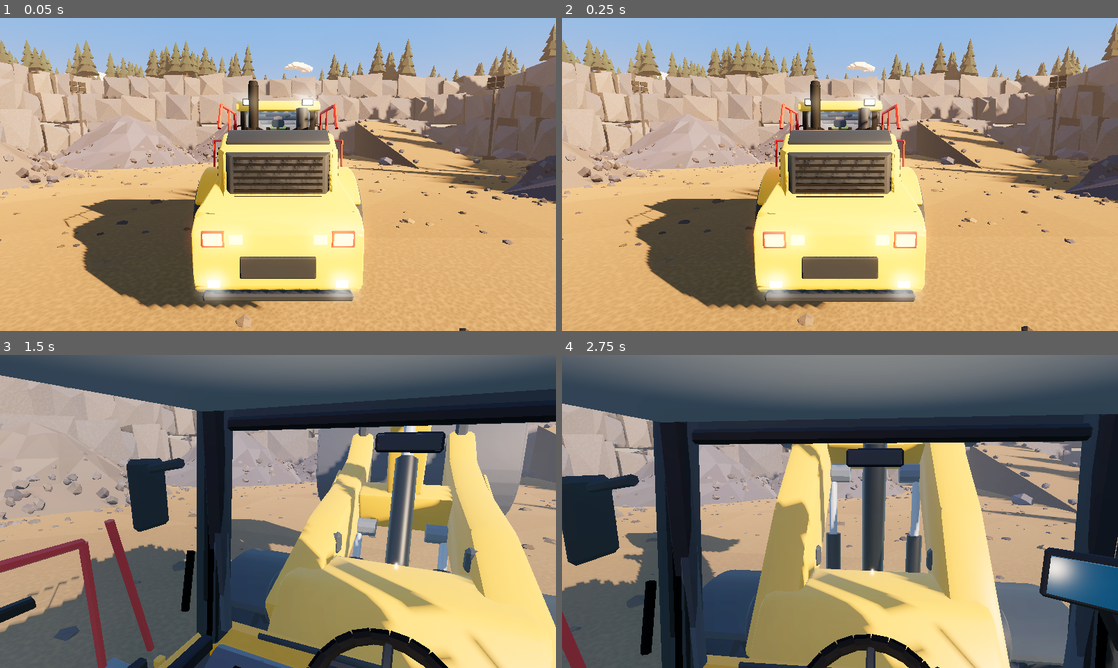
Above: before the commit, frames 1-4 (two rows, left to right).
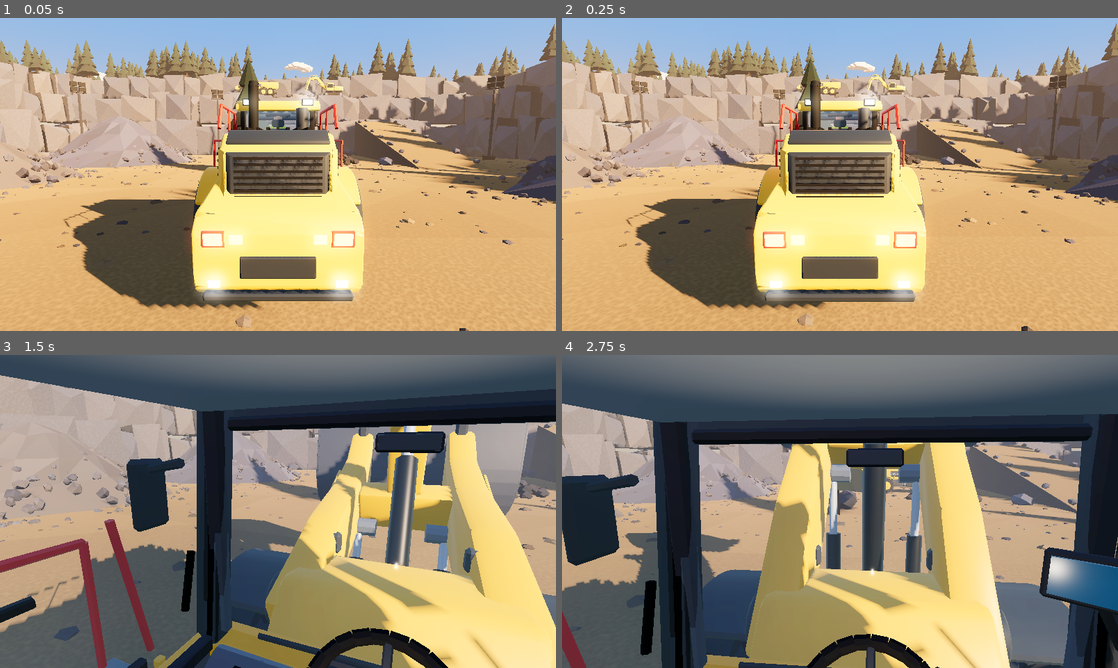
Above: after the commit, the same moments.

Repository: zooper/dirt-work
Game: Godot game, scene res://scenes/levels/quarry.tscn
Two runs of this game, one before a commit and one after it. Both use one fixed random seed, a clock stepped at 60 frames per second and the inputs below.
Inputs (mouse positions are in pixels of both pictures, inside the frame that each line leads up to):
- Up to frame 1 (0.05 s): no input
- Up to frame 2 (0.25 s): no input
- Up to frame 3 (1.5 s): tap Enter at 0.5 s; move the mouse to (305, 511) at 0.52 s; hold C (camera_switch) 0.53-1.28 s; hold J (lift_up) from 0.53 s (still down); move the mouse to (250, 511) at 1.27 s; tap Page Up (camera_zoom_in) at 1.35 s
- Up to frame 4 (2.75 s): keep holding J (lift_up); move the mouse to (851, 505) at 2.02 s; hold Page Down (camera_zoom_out) from 2.03 s (still down)

The runs differ from the first frame. In frame 1, 2.0% of the frame differs, in the area x 2-95%, y 12-50%; in frame 2, 2.0%, in the area x 2-95%, y 12-49%; in frame 3, 1.2%; in frame 4, 1.6%.

Commit message:
feat(world): showcase loading moved into the pit before the north benches; Blender crawler excavator + second hauler on the upper bench with rock heap; telephoto hero shot, bench review shot

Diff:
--- a/scenes/levels/quarry.tscn
+++ b/scenes/levels/quarry.tscn
@@ -5,6 +5,7 @@
 [ext_resource type="Script" path="res://scripts/core/follow_camera.gd" id="3"]
 [ext_resource type="Script" path="res://scripts/world/site_props.gd" id="4"]
 [ext_resource type="PackedScene" path="res://scenes/vehicles/hauler.tscn" id="5"]
+[ext_resource type="PackedScene" path="res://assets/models/excavator/excavator.glb" id="6"]
 
 [sub_resource type="ProceduralSkyMaterial" id="SkyMat"]
 sky_top_color = Color(0.36, 0.55, 0.82, 1)
@@ -73,7 +74,13 @@
 script = ExtResource("4")
 
 [node name="Hauler" parent="." instance=ExtResource("5")]
-transform = Transform3D(1, 0, 0, 0, 1, 0, 0, 0, 1, -20, 0, 66)
+transform = Transform3D(0, 0, -1, 0, 1, 0, 1, 0, 0, 4, 0, -28)
+
+[node name="BenchExcavator" parent="." instance=ExtResource("6")]
+transform = Transform3D(0, 0, 1, 0, 1, 0, -1, 0, 0, 14, 14, -55)
+
+[node name="BenchHauler" parent="." instance=ExtResource("5")]
+transform = Transform3D(0, 0, 1, 0, 1, 0, -1, 0, 0, -6, 14, -54.5)
 
 [node name="WheelLoader" parent="." instance=ExtResource("2")]
 transform = Transform3D(1, 0, 0, 0, 1, 0, 0, 0, 1, 0, 0.05, 10)
--- a/scripts/world/quarry_world.gd
+++ b/scripts/world/quarry_world.gd
@@ -210,7 +210,7 @@
 # --- Piles, rocks, rubble ---------------------------------------------------
 
 func _build_piles(b: LowPolyBatch) -> void:
-	var spots := [Vector3(-22, 0, -22), Vector3(-6, 0, -30), Vector3(-27, 0, -2), Vector3(26, 0, 4)]
+	var spots := [Vector3(-24, 0, -24), Vector3(-29, 0, 22), Vector3(-27, 0, -2), Vector3(26, 0, 4)]
 	for p in spots:
 		var r := _rng.randf_range(8.5, 11.0)
 		var h := r * _rng.randf_range(0.6, 0.7)
@@ -231,7 +231,8 @@
 	# (spawn + test manoeuvres) and the ramp approach clear.
 	for i in 18:
 		var p := Vector3(_rng.randf_range(-PIT_HALF + 4, PIT_HALF - 4), 0, _rng.randf_range(-PIT_HALF + 4, PIT_HALF - 2))
-		if (absf(p.x) < 16.0 and p.z > -16.0 and p.z < 24.0) or (absf(p.x - RAMP_X) < 8.0 and p.z < -18.0):
+		if (absf(p.x) < 16.0 and p.z > -16.0 and p.z < 24.0) or (absf(p.x - RAMP_X) < 8.0 and p.z < -18.0) \
+				or (absf(p.x - SiteProps.LOADING_BAY.x) < 15.0 and absf(p.z - SiteProps.LOADING_BAY.z) < 10.0):
 			continue
 		if _near_pile(p, 2.0):
 			continue
--- a/scripts/world/site_props.gd
+++ b/scripts/world/site_props.gd
@@ -7,6 +7,11 @@
 
 @export var seed_value := 4412
 
+## Showcase loading spot in the pit against the north benches (reference
+## composition); the Hauler instance in quarry.tscn stands here, facing +X.
+const LOADING_BAY := Vector3(4, 0, -28)
+const LOADING_BAY_YAW := -PI * 0.5
+
 var _rng := RandomNumberGenerator.new()
 var _solid := LowPolyBatch.new()
 var _glow := LowPolyBatch.new()
@@ -25,7 +30,8 @@
 		_floodlight(p)
 	_crusher_plant(Vector3(-52, 0, 72))
 	_yard_clutter(Vector3(22, 0, 60))
-	_loading_bay(Vector3(-20, 0, 66))
+	_loading_bay(LOADING_BAY, LOADING_BAY_YAW)
+	_upper_bench()
 
 	add_child(_solid.to_instance("SiteSolid"))
 	var glow := _glow.to_instance("SiteGlow", false)
@@ -165,9 +171,10 @@
 
 ## Dressing around the hauler loading spot (the reference showcase): a chunky
 ## angular rock stockpile, big boulders, a lone pine and a floodlight.
-func _loading_bay(hauler: Vector3) -> void:
+func _loading_bay(hauler: Vector3, yaw: float) -> void:
+	var r := Basis(Vector3.UP, yaw)   # offsets below are in hauler-local space
 	# Cobble stockpile (east of the hauler's nose): big angular stones heaped up.
-	var c := hauler + Vector3(7.5, 0, -3.5)
+	var c := hauler + r * Vector3(7.5, 0, -3.5)
 	var hull := PackedVector3Array()
 	for i in 90:
 		var a := _rng.randf() * TAU
@@ -187,7 +194,7 @@
 	# Big boulders by the bay entrance.
 	for off in [Vector3(13.5, 0, 4.0), Vector3(15.0, 0, 6.5), Vector3(12.0, 0, 8.0)]:
 		var size := _rng.randf_range(0.9, 1.6)
-		var pts := _solid.add_rock(hauler + off + Vector3.UP * size * 0.45, size, _rng, Palette.ROCK_COOL.darkened(0.2), 0.75)
+		var pts := _solid.add_rock(hauler + r * off + Vector3.UP * size * 0.45, size, _rng, Palette.ROCK_COOL.darkened(0.2), 0.75)
 		var bcs := CollisionShape3D.new()
 		var bs := ConvexPolygonShape3D.new()
 		bs.points = pts
@@ -196,11 +203,25 @@
 	# A lone pine at the bay edge, and a floodlight among the site buildings.
 	var pine := MeshInstance3D.new()
 	pine.mesh = QuarryWorld.build_pine_mesh(_rng)
-	pine.position = hauler + Vector3(12.5, 0, 10.5)
+	pine.position = hauler + r * Vector3(18.4, 0, 6.9)
 	pine.scale = Vector3.ONE * 1.6
 	add_child(pine)
 	_collider(pine.position + Vector3(0, 2.0, 0), Vector3(0.6, 4.0, 0.6))
-	_floodlight(hauler + Vector3(-10.0, 0, 16.0))
+	_floodlight(hauler + r * Vector3(-10.0, 0, 16.0))
+
+
+## Working face on the second bench (y = 14) above the loading bay: the
+## BenchExcavator (quarry.tscn) digs this blasted-rock heap and loads BenchHauler.
+func _upper_bench() -> void:
+	var c := Vector3(6.5, 14.0, -55.5)
+	var rng := _rng
+	_solid.add_mound(c, 3.6, 2.3, 12, 3, _rng,
+		func(p, n): return LowPolyBatch._shade(Palette.GRAVEL_PILE.lerp(Palette.ROCK_COOL, rng.randf() * 0.4), n, rng))
+	for i in 26:
+		var a := _rng.randf() * TAU
+		var d := _rng.randf_range(2.6, 4.4)
+		_solid.add_rock(c + Vector3(cos(a) * d, 0.2, sin(a) * d), _rng.randf_range(0.25, 0.55), _rng,
+			Palette.GRAVEL_PILE.lerp(Palette.ROCK_COOL, _rng.randf()).darkened(0.25), 0.8)
 
 
 func _rails(center: Vector3, sx: float, sz: float) -> void:
--- a/tools/capture_shots.gd
+++ b/tools/capture_shots.gd
@@ -10,13 +10,14 @@
 
 const SHOTS := [
 	# name, camera, target, lift, tilt
-	["hero", Vector3(-3.5, 3.4, 63.5), Vector3(-18.5, 3.0, 70.5), 55.0, 22.0],  # reference composition: loader dumping into the hauler
+	["hero", Vector3(11.4, 3.4, -0.5), Vector3(-0.5, 4.4, -28.0), 55.0, 22.0, 40.0],  # reference composition: loader dumping into the hauler
 	["side", Vector3(-14.0, 2.3, 10.0), Vector3(0.0, 2.0, 10.0), 0.0, 0.0],
 	["front34", Vector3(7.5, 3.0, 1.5), Vector3(0.0, 1.9, 8.5), 0.0, -10.0],
 	["front", Vector3(0.0, 2.6, -5.0), Vector3(0.0, 2.0, 8.0), 5.0, -10.0],
 	["rear", Vector3(3.0, 3.0, 25.0), Vector3(0.0, 2.0, 10.0), 0.0, 0.0],
 	["bucket_low", Vector3(-9.0, 1.6, 3.0), Vector3(0.0, 1.0, 6.0), -23.0, 0.0],
 	["overview", Vector3(-30, 22, 60), Vector3(0, 2, -10), 0.0, 0.0],
+	["bench", Vector3(4.0, 17.5, -44.5), Vector3(10.0, 15.5, -55.0), 0.0, 0.0],      # excavator + hauler on the upper bench
 	["cab_detail", Vector3(-3.4, 3.7, 11.3), Vector3(0.0, 3.3, 11.0), 0.0, 0.0],   # interior through the side glass
 ]
 
@@ -50,7 +51,7 @@
 	var cam := level.get_node("FollowCamera/Camera3D") as Camera3D
 	var spawn := loader.global_transform
 	# Loading pose next to the parked hauler (reference composition).
-	var loading := Transform3D(Basis(Vector3.UP, 1.08), Vector3(-15.9, 0.05, 72.9))
+	var loading := Transform3D(Basis(Vector3.UP, 1.08 - PI * 0.5), Vector3(-2.9, 0.05, -23.9))
 	for shot in SHOTS:
 		if not want.call(shot[0]):
 			continue
@@ -59,6 +60,7 @@
 		loader.bucket_fill = 1.0 if shot[0] == "hero" else 0.0
 		loader.lift_angle = shot[3]
 		loader.tilt_angle = shot[4]
+		cam.fov = shot[5] if shot.size() > 5 else 58.0   # optional per-shot FOV
 		cam.global_position = shot[1]
 		cam.look_at(shot[2])
 		for i in 20:
@@ -72,6 +74,7 @@
 	loader.bucket_fill = 0.0
 	loader.lift_angle = 8.0
 	loader.tilt_angle = -15.0
+	cam.fov = 58.0
 	follow.set_process(true)
 	follow.mode = FollowCamera.Mode.CAB
 	follow.head_pitch = follow.cab_default_pitch
Binary file added: assets/models/excavator/excavator.glb
Not shown, added: assets/models/excavator/excavator.glb.import
Binary file added: docs/reviews/2026-11-12-pit-showcase/before/hero.jpg
Not shown, added: docs/reviews/2026-11-12-pit-showcase/before/hero.jpg.import
Binary file added: docs/reviews/2026-11-12-pit-showcase/bench.jpg
Not shown, added: docs/reviews/2026-11-12-pit-showcase/bench.jpg.import
Binary file added: docs/reviews/2026-11-12-pit-showcase/hero.jpg
Not shown, added: docs/reviews/2026-11-12-pit-showcase/hero.jpg.import
Not shown, changed: docs/DECISIONS.md
Not shown, changed: docs/ROADMAP.md
Not shown, added: docs/reviews/2026-11-12-pit-showcase/REVIEW.md
